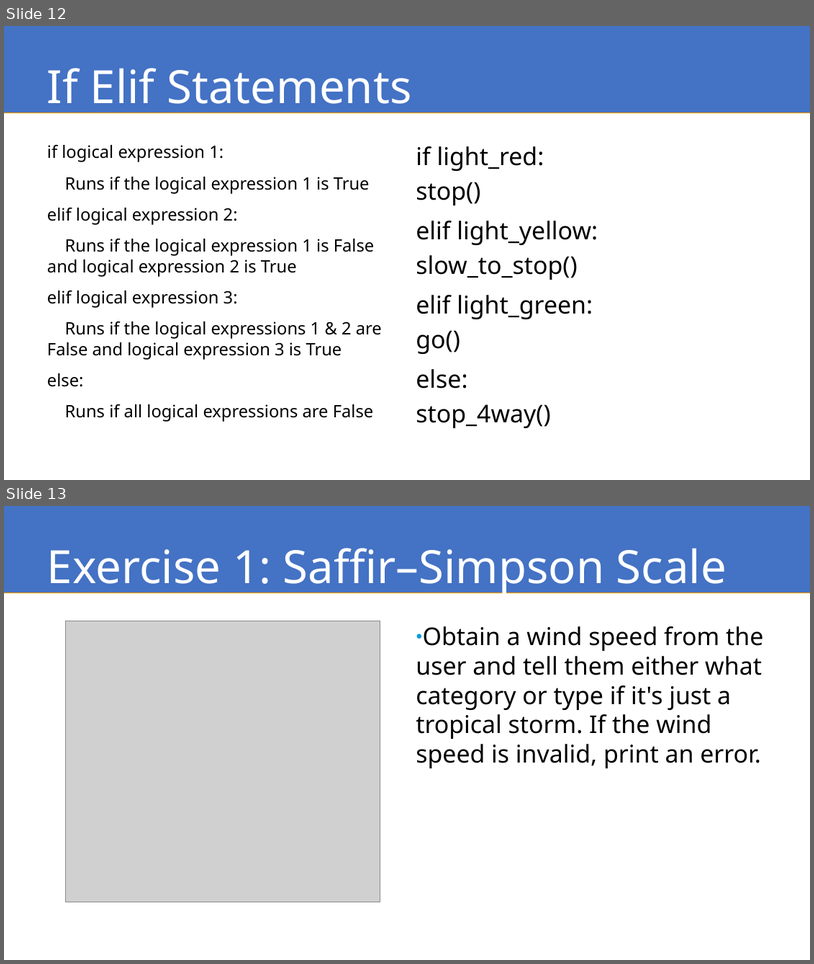
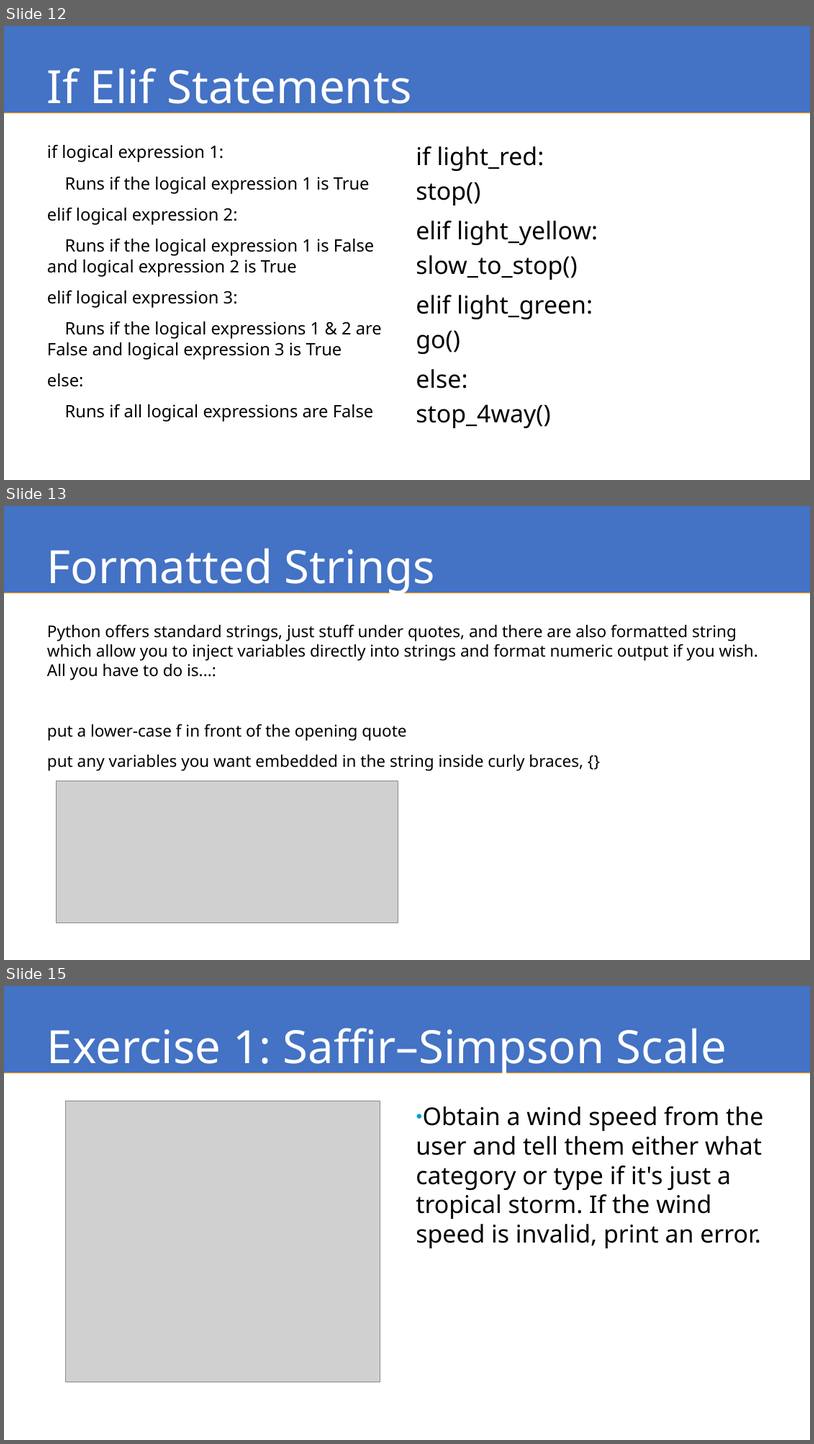
Before and after one commit to KUEECS168/wed-11-00-am-lab02-correct-one-Anahita1257, a slide deck: Lab2.pptx. Shown one above the other, each under a label of ours: slides 12 and 13 before the commit, slides 12, 13 and 15 after it; the slides between them are not shown. The pictures are 814x964 and 814x1444 pixels, drawn with LibreOffice and Linux fonts; fonts in the diff are those of the drawing; grey boxes stand for pictures. Boxes give left, top, right and bottom in pixels: in the first picture for what was removed or moved away, otherwise in the second. Text is boxed around its words. In the diff, an @@ line names an element or a change of style, - is before the commit and + after.

```diff
--- a/Lab2.pptx
+++ b/Lab2.pptx
@@ slide 13 added at [4,506,810,960], background #FFFFFF; not listed: 1 template element that a slide beside it also shows @@
@@ title added at [47,548,435,595], 45 pt, text #FFFFFF @@
+Formatted Strings
@@ text added at [47,624,759,771], 16 pt, text #000000 @@
+Python offers standard strings, just stuff under quotes, and there are also formatted string which allow you to inject variables directly into strings and format numeric output if you wish. All you have to do is...:
+put a lower-case f in front of the opening quote
+put any variables you want embedded in the string inside curly braces, {}
@@ picture added at [56,780,398,922] @@
@@ what was slide 13 is now slide 15 @@
```
Also in this commit, not shown: 1 other slide added.
